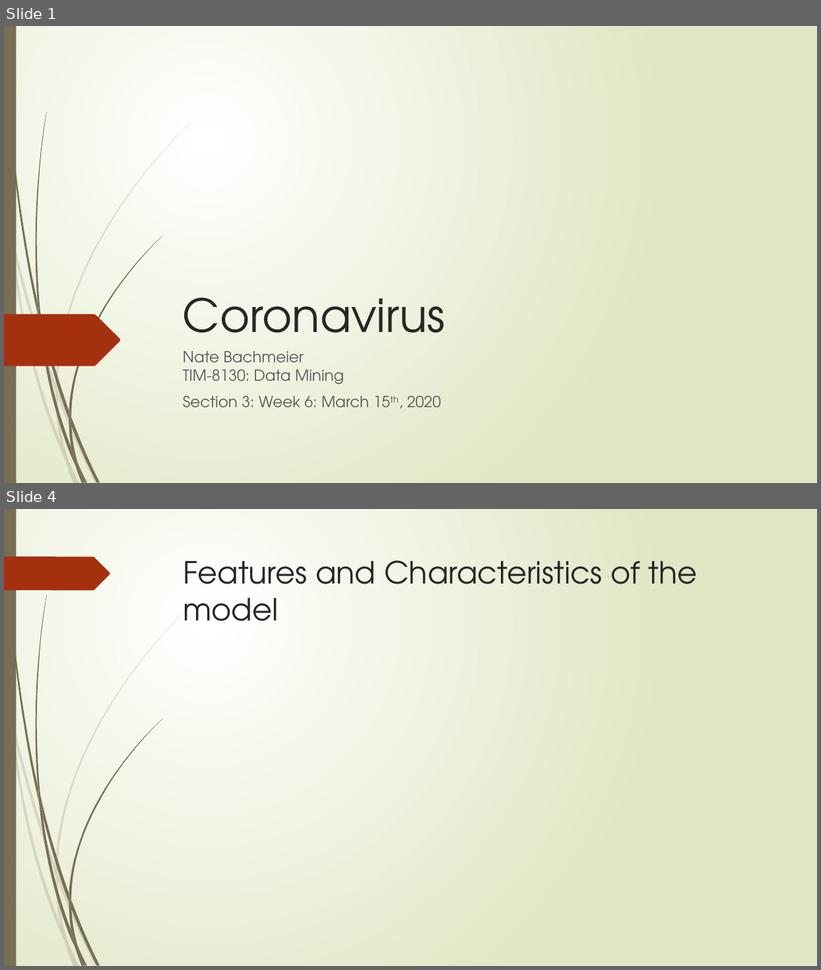
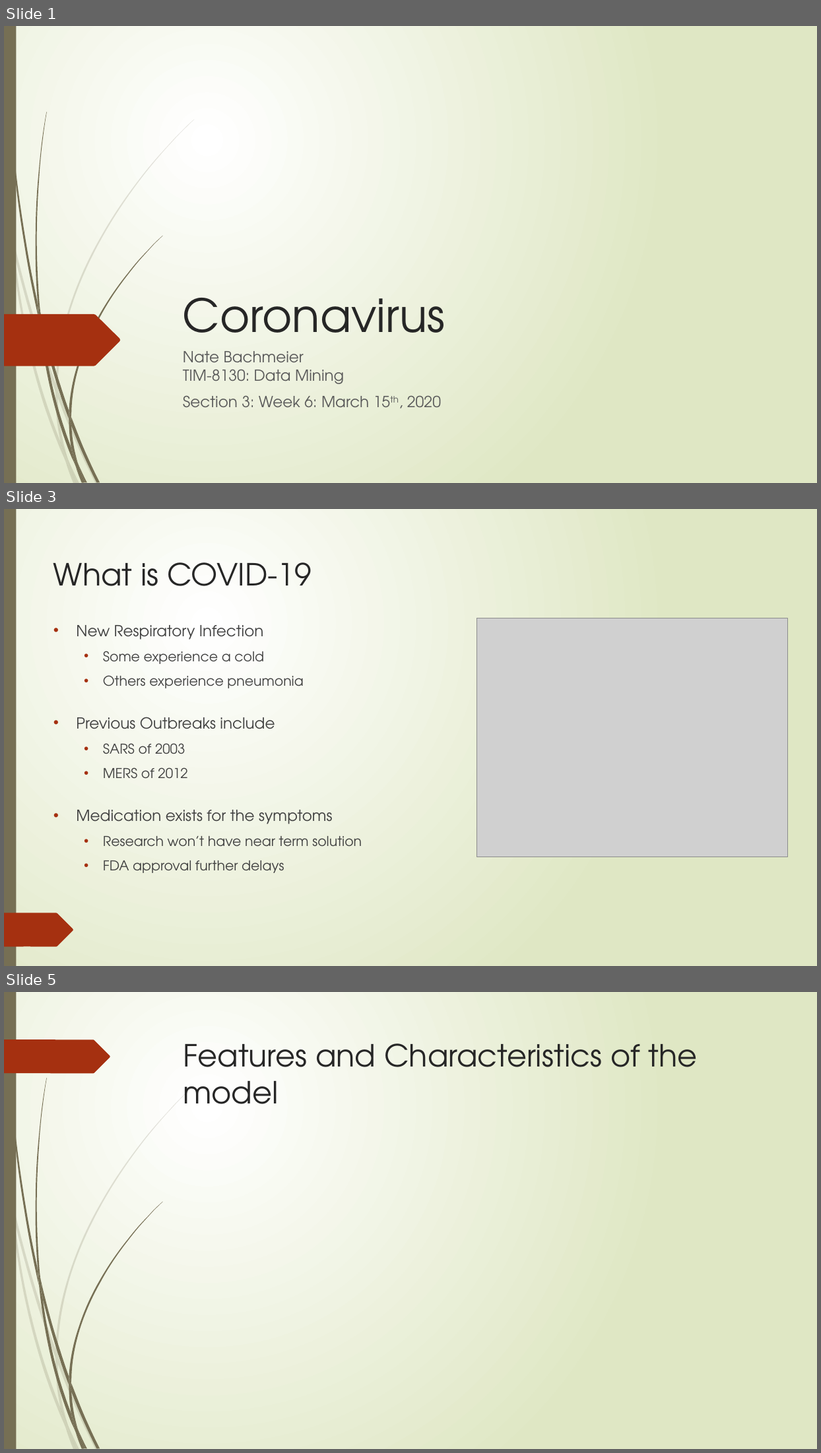
Before and after one commit to dr-natetorious/TIM-8130-Data_Mining, a slide deck: Week6_Statistics/BachmeierNTIM8130-6.pptx. Shown one above the other, each under a label of ours: slides 1 and 4 before the commit, slides 1, 3 and 5 after it; the slides between them are not shown. The pictures are 821x970 and 821x1453 pixels, drawn with LibreOffice and Linux fonts; fonts in the diff are those of the drawing; grey boxes stand for pictures. Boxes give left, top, right and bottom in pixels: in the first picture for what was removed or moved away, otherwise in the second. Text is boxed around its words. In the diff, an @@ line names an element or a change of style, - is before the commit and + after.

```diff
--- a/Week6_Statistics/BachmeierNTIM8130-6.pptx
+++ b/Week6_Statistics/BachmeierNTIM8130-6.pptx
@@ slide 3 added at [4, 509, 817, 966], background gradient #FFFFFF to #DFE8C4; not listed: 23 template elements that a slide beside it also shows @@
@@ rectangle added at [4, 509, 817, 966], fill gradient #FFFFFF to #DFE8C4 @@
@@ rectangle added at [4, 509, 16, 966], fill #766F54 @@
@@ title added at [54, 562, 312, 586], 36 pt, text #262626 @@
+What is COVID-19
@@ text added at [76, 625, 362, 873], 16 pt, text #404040 @@
+• New Respiratory Infection
+  • Some experience a cold
+  • Others experience pneumonia
+• Previous Outbreaks include
+  • SARS of 2003
+  • MERS of 2012
+• Medication exists for the symptoms
+  • Research won’t have near term solution
+  • FDA approval further delays
@@ picture added at [477, 618, 789, 857] @@
@@ freeform shape added at [4, 914, 73, 947], fill #A53010 @@
@@ what was slide 4 is now slide 5 @@
```
Also in this commit, not shown: 1 slide changed, 1 other slide added, 1 slide removed, 4 other files.
